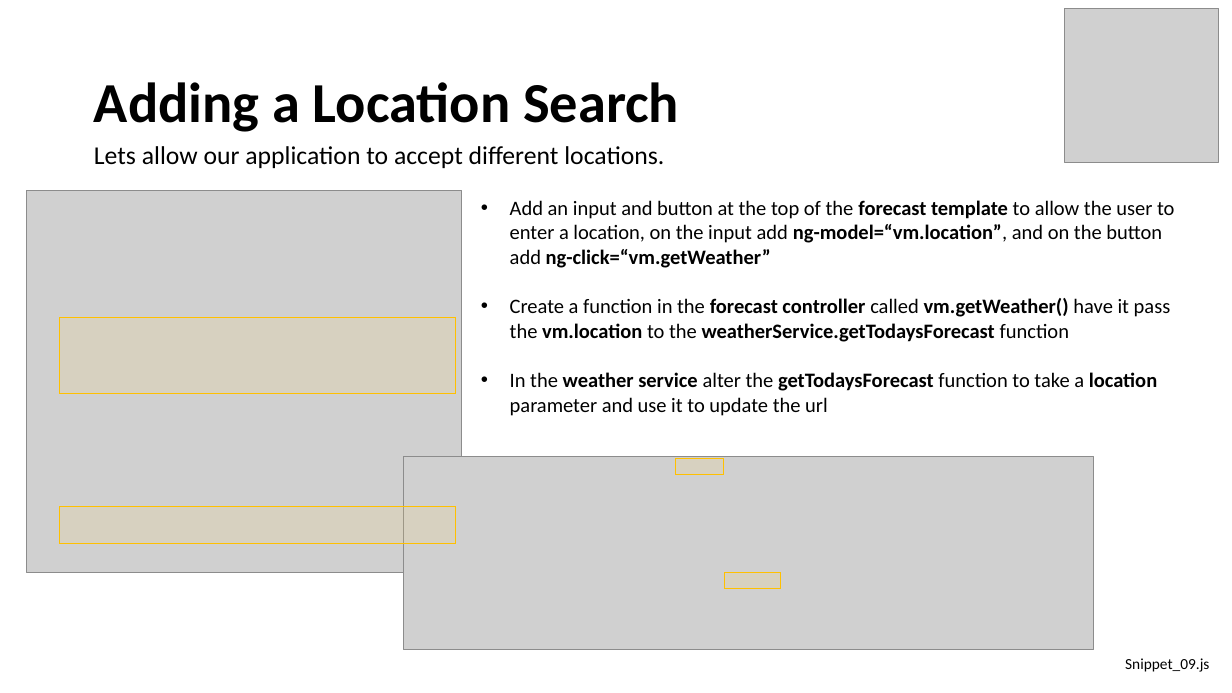
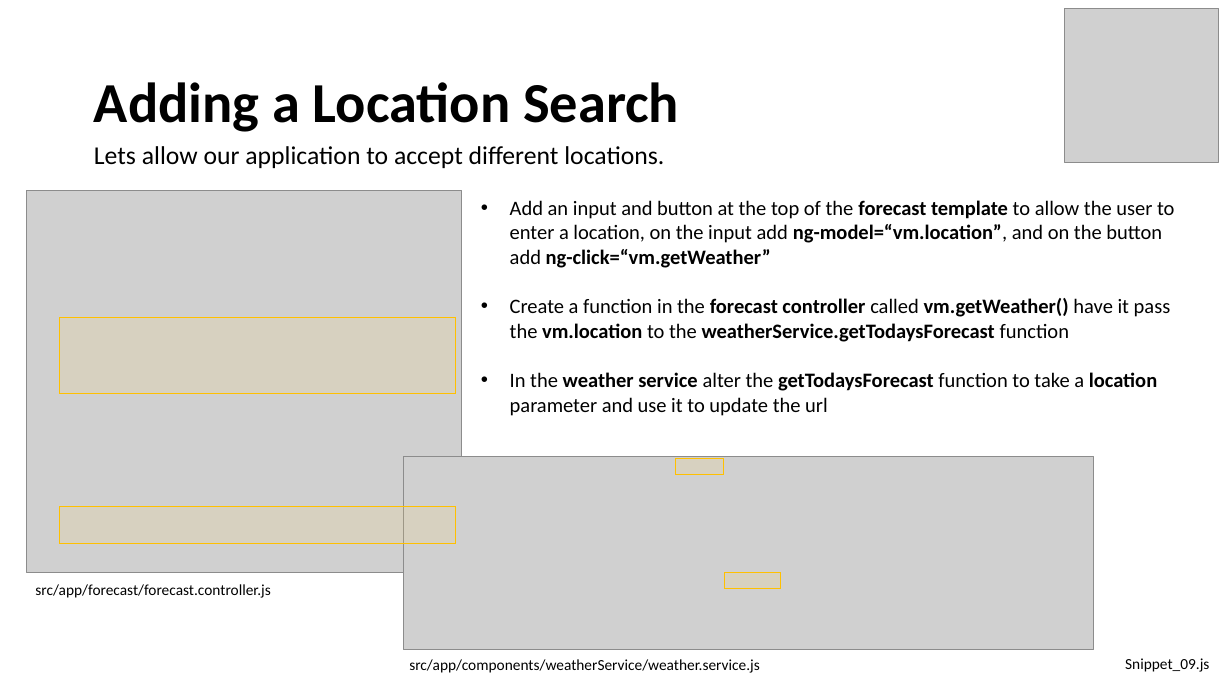
Before and after one commit to weiljx/weatherNg, a slide deck: slide 19 of Getting Started with Angular.pptx. Drawn at 1232x693 pixels with LibreOffice and Linux fonts; fonts in the diff are those of the drawing; grey boxes stand for pictures. Boxes give left, top, right and bottom in pixels: in the first picture for what was removed or moved away, otherwise in the second. Text is boxed around its words. In the diff, an @@ line names an element or a change of style, - is before the commit and + after.

```diff
--- a/Getting Started with Angular.pptx
+++ b/Getting Started with Angular.pptx
@@ text added at box(35, 584, 270, 598), 12 pt, text #000000 @@
+src/app/forecast/forecast.controller.js
@@ text added at box(409, 659, 759, 673), 12 pt, text #000000 @@
+src/app/components/weatherService/weather.service.js
```
Also in this commit, not shown: 12 other slides changed, 10 other files.
